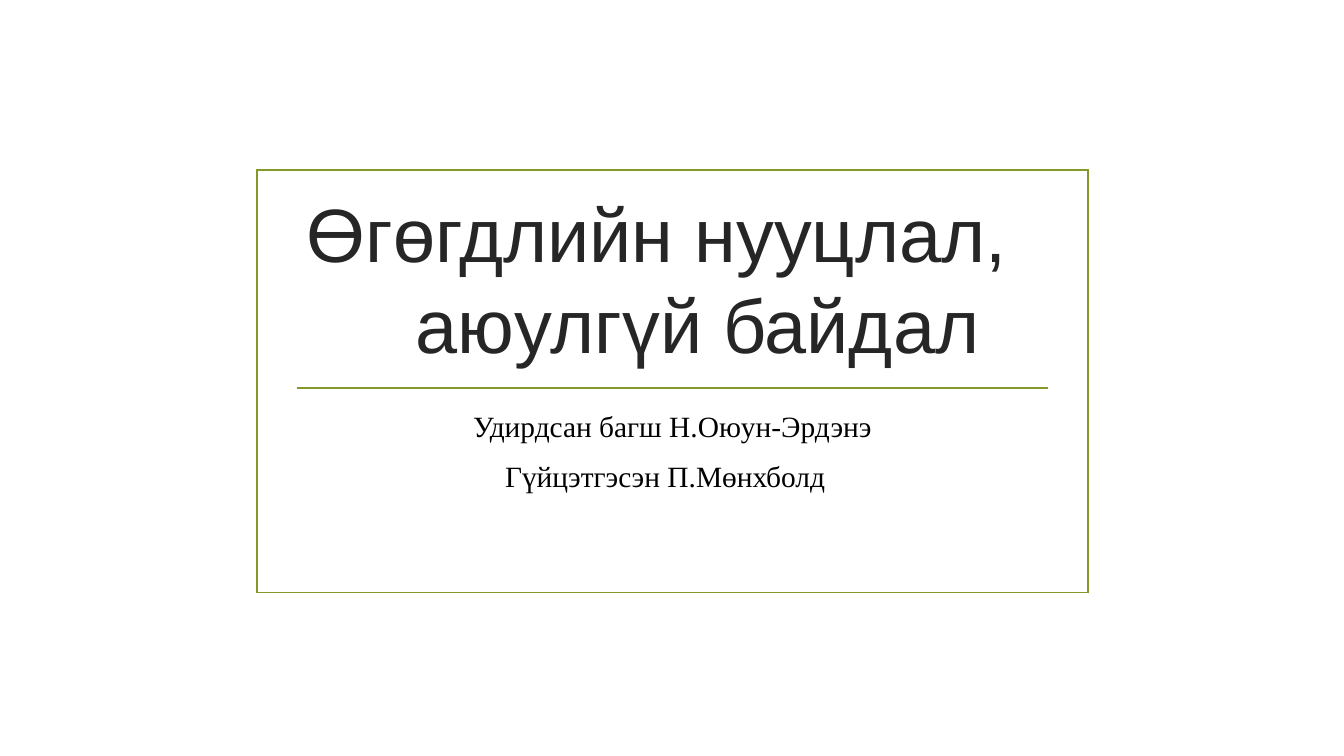
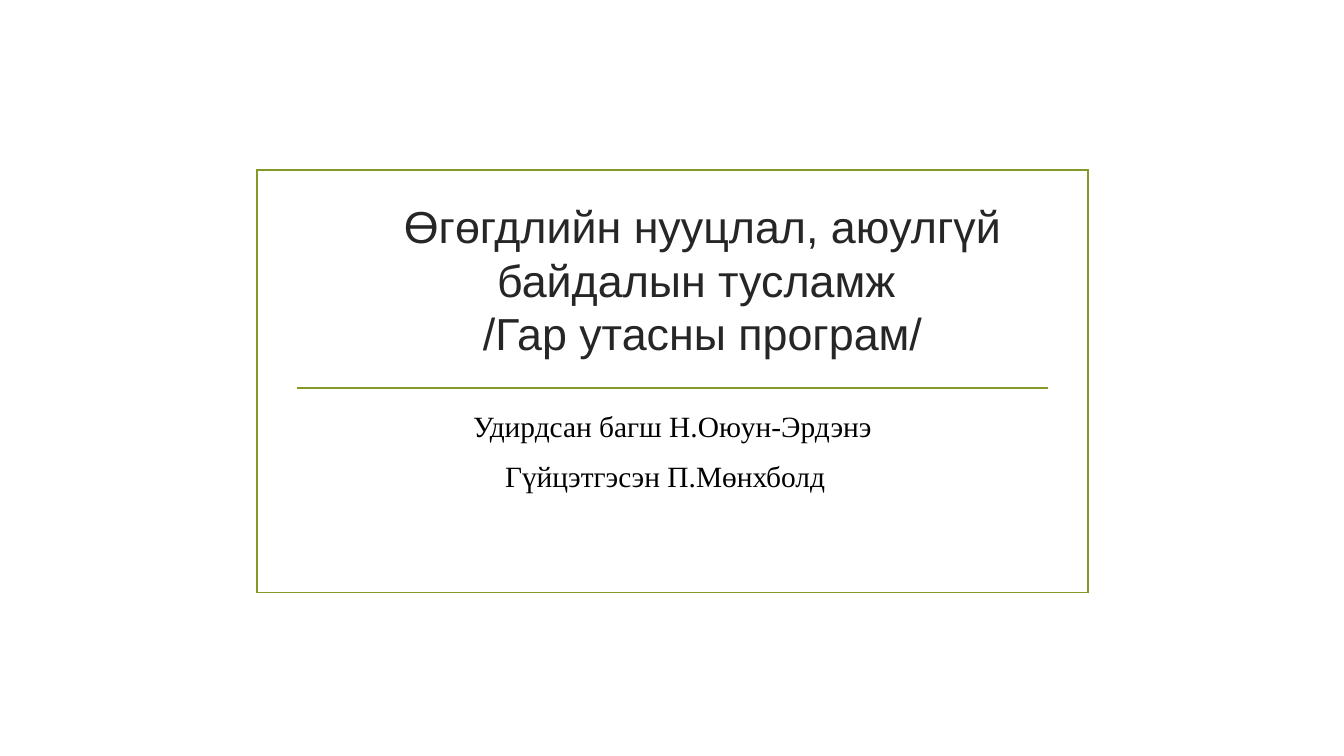
Before and after one commit to md33/tailan, a slide deck: slide 1 of Өгөгдлийн нууцлал,.pptx. Drawn at 1344x756 pixels with LibreOffice and Linux fonts; fonts in the diff are those of the drawing; background and template pictures are left out. Boxes give left, top, right and bottom in pixels: in the first picture for what was removed or moved away, otherwise in the second. Text is boxed around its words. In the diff, an @@ line names an element or a change of style, - is before the commit and + after.

```diff
--- a/Өгөгдлийн нууцлал,.pptx
+++ b/Өгөгдлийн нууцлал,.pptx
@@ title at (x1=404, y1=209, x2=1001, y2=359): text changed; size 54 to 32 pt @@
-Өгөгдлийн нууцлал, аюулгүй байдал
+Өгөгдлийн нууцлал, аюулгүй байдалын тусламж
+/Гар утасны програм/
```
Also in this commit, not shown: 8 other slides changed, 3 slides added, 6 slides removed, 1 other file.
